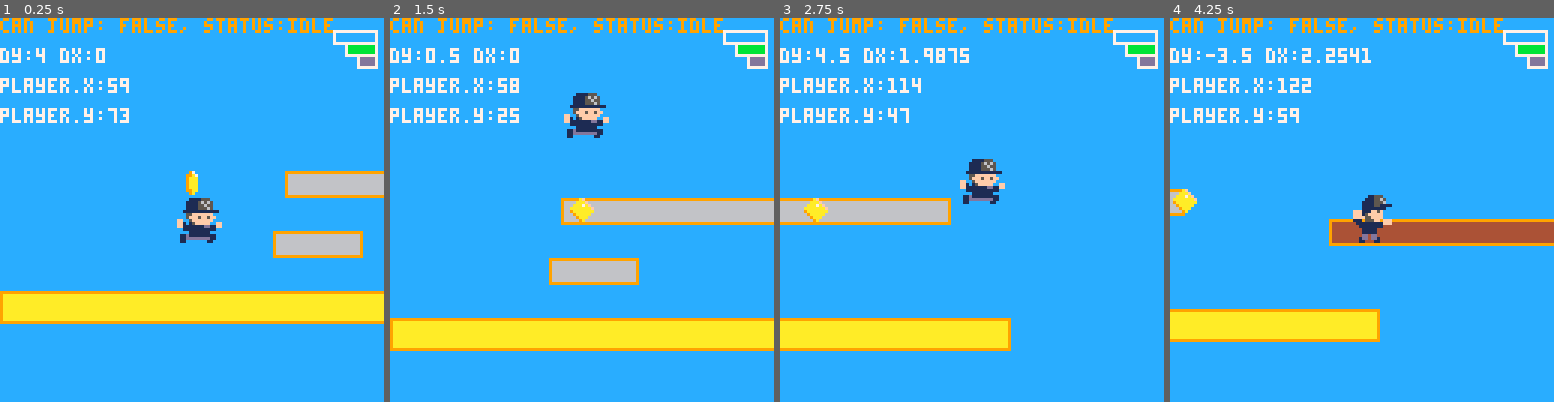
Above: before the commit, frames 1-4 (left to right).
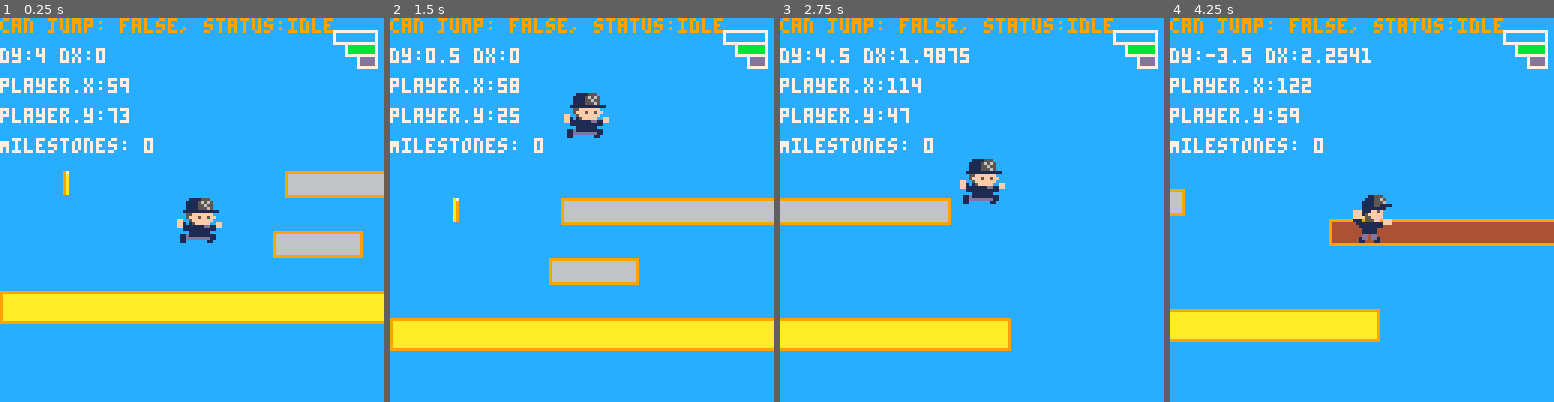
Above: after the commit, the same moments.

Repository: teamgantt/gantt-runner
Game: PICO-8 cartridge gantt-runner.p8
Same seed, same stepped clock (60 frames per second), same inputs: the game is played once before the commit and once after it.
Inputs:
- Up to frame 1 (0.25 s): no input
- Up to frame 2 (1.5 s): tap X (X key) at 0.33, 1.07 s; tap O (Z key) at 0.7 s
- Up to frame 3 (2.75 s): hold Right 1.6-2.1 s; tap O (Z key) at 1.7, 2.1, 2.5 s; tap X (X key) at 1.85 s; hold Right from 2.47 s (still down)
- Up to frame 4 (4.25 s): tap O (Z key) every 0.4 s from 2.9 to 4.1 s; tap X (X key) at 2.97, 4.08 s; release Right at 3.03 s; hold Left 3.08-3.58 s; hold Right from 4.02 s (still down)

The runs differ from the first frame. In frame 1, 0.9% of the frame differs, in the area x 0-52%, y 31-47%; in frame 2, 1.0%, in the area x 0-54%, y 31-54%; in frame 3, 0.9%; in frame 4, 0.9%.

Commit message:
adds milestone collection

Diff:
--- a/gantt-runner.p8
+++ b/gantt-runner.p8
@@ -40,7 +40,7 @@
 		print("dy:"..tostr(player.dy)..' dx:'..tostr(player.dx),cam.x, cam.y+10,7)
 		print("player.x:"..flr(player.x), cam.x, cam.y+20, 7)
 		print("player.y:"..flr(player.y), cam.x, cam.y+30, 7)
-		-- print("bars: "..count(g.bars))
+		print("Milestones: "..player.milestones, cam.x, cam.y+40, 7)
 	end
 
 
@@ -340,33 +340,70 @@
 
 --TODO: put this somewhere else
 function i_milestone_anims()
-	mile={
-		cur_s=18,
-		s_min=18, --start sprite
-		s_max=25, --end sprite
-		timing=.2,
-		x=60,
-		y=60
-	}
+	frames={18,19,20,21,22,23,24,25}
+	timing=.3
+	prev_milestones=0
+	milestones={}
+
+	add(milestones, {
+		x=rnd(50),
+		y=60,
+		f=frames[1]
+	})
 end
 
 function u_milestone_anims()
  --animate milestone
- mile.cur_s=mile.cur_s+mile.timing
-
- if mile.cur_s >= mile.s_max+1 then
- 	mile.cur_s = mile.s_min
+ for k,mile in ipairs(milestones) do
+	mile.f=mile.f+timing
+
+	if mile.f >= frames[8] then
+		mile.f = frames[1]
+	end
  end
-
+ -- handle collisions
+ milestone_collide()
+
+ if (count(milestones) < 1) then
+	 add(milestones, {
+		 x=rnd(50),
+		 y=60,
+		 f=frames[1]
+	 })
+ end
 end
 
 
 function d_milestone_anims()
-	spr(flr(mile.cur_s), mile.x, mile.y)
+	for k,mile in ipairs(milestones) do
+		spr(flr(mile.f), mile.x, mile.y)
+	end
 end
 
 function rnd_between(min, max)
 	return flr(rnd(max-min+1))+min
+end
+
+function milestone_collide()
+	-- check for collision with milestone
+	for k,mile in ipairs(milestones) do
+		if (check_collision(player.x, player.y, 16, 16, mile.x, mile.y, 8, 8)) then
+			del(milestones, mile)
+			player.milestones+=1
+			sfx(2)
+		end
+	end
+end
+
+-- Collision detection function;
+-- Returns true if two boxes overlap, false if they don't;
+-- x1,y1 are the top-left coords of the first box, while w1,h1 are its width and height;
+-- x2,y2,w2 & h2 are the same, but for the second box.
+function check_collision(x1,y1,w1,h1, x2,y2,w2,h2)
+  return x1 < x2+w2 and
+         x2 < x1+w1 and
+         y1 < y2+h2 and
+         y2 < y1+h1
 end
 
 -->8
Not shown, changed: the sound effects (__sfx__) section of gantt-runner.p8
